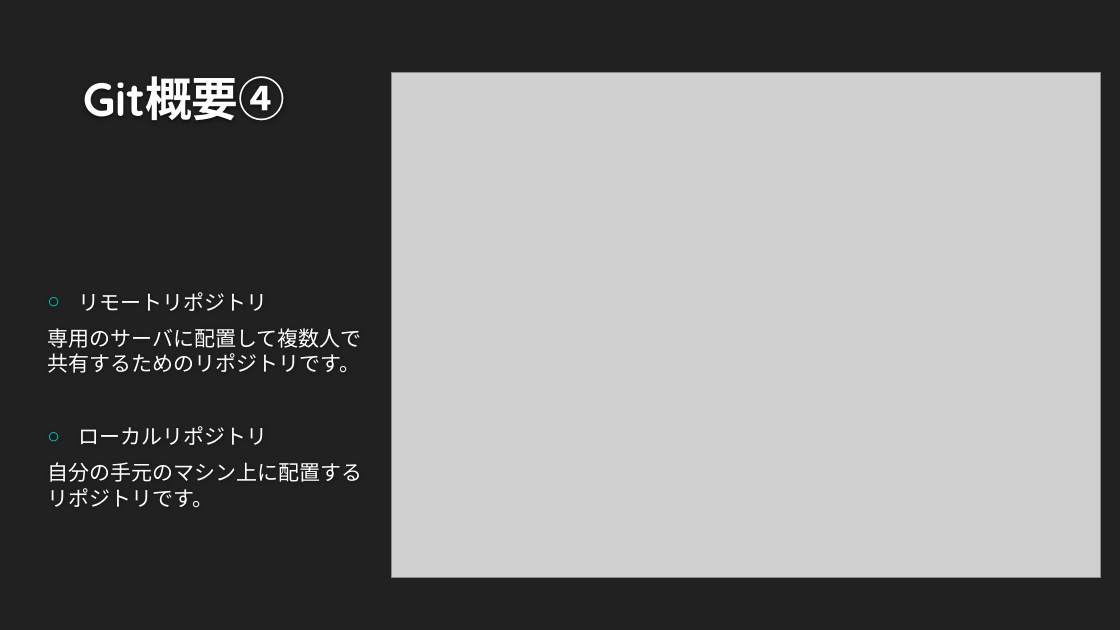
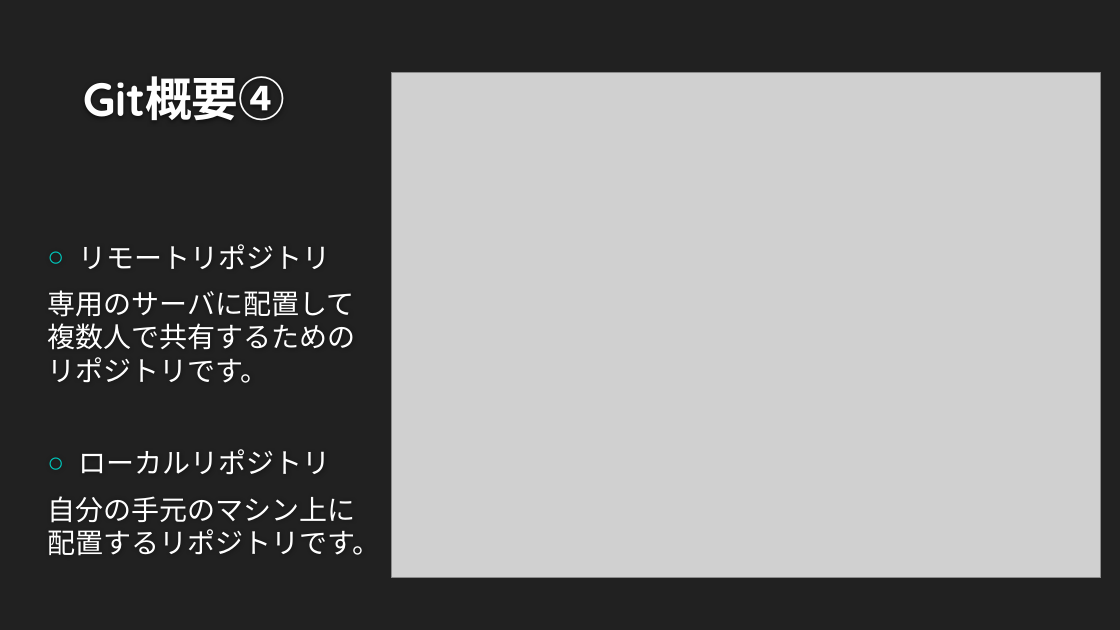
Before and after one commit to tech201823/techclub, a slide deck: slide 7 of git_using.pptx. Drawn at 1120x630 pixels with LibreOffice and Linux fonts; fonts in the diff are those of the drawing; grey boxes stand for pictures; background and template pictures are left out. Boxes give left, top, right and bottom in pixels: in the first picture for what was removed or moved away, otherwise in the second. Text is boxed around its words. In the diff, an @@ line names an element or a change of style, - is before the commit and + after.

```diff
--- a/git_using.pptx
+++ b/git_using.pptx
@@ text "リモートリポジトリ" at <box>47,244,380,556</box>: size 18 to 24 pt; more space between paragraphs @@
```
Also in this commit, not shown: 2 other slides changed, 2 slides added, 1 slide removed, 1 other file.
